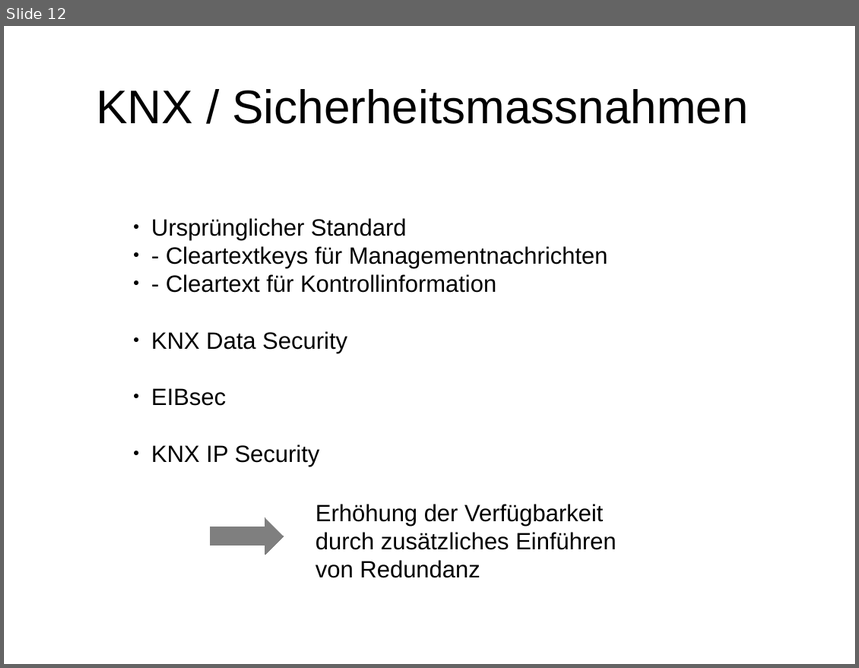
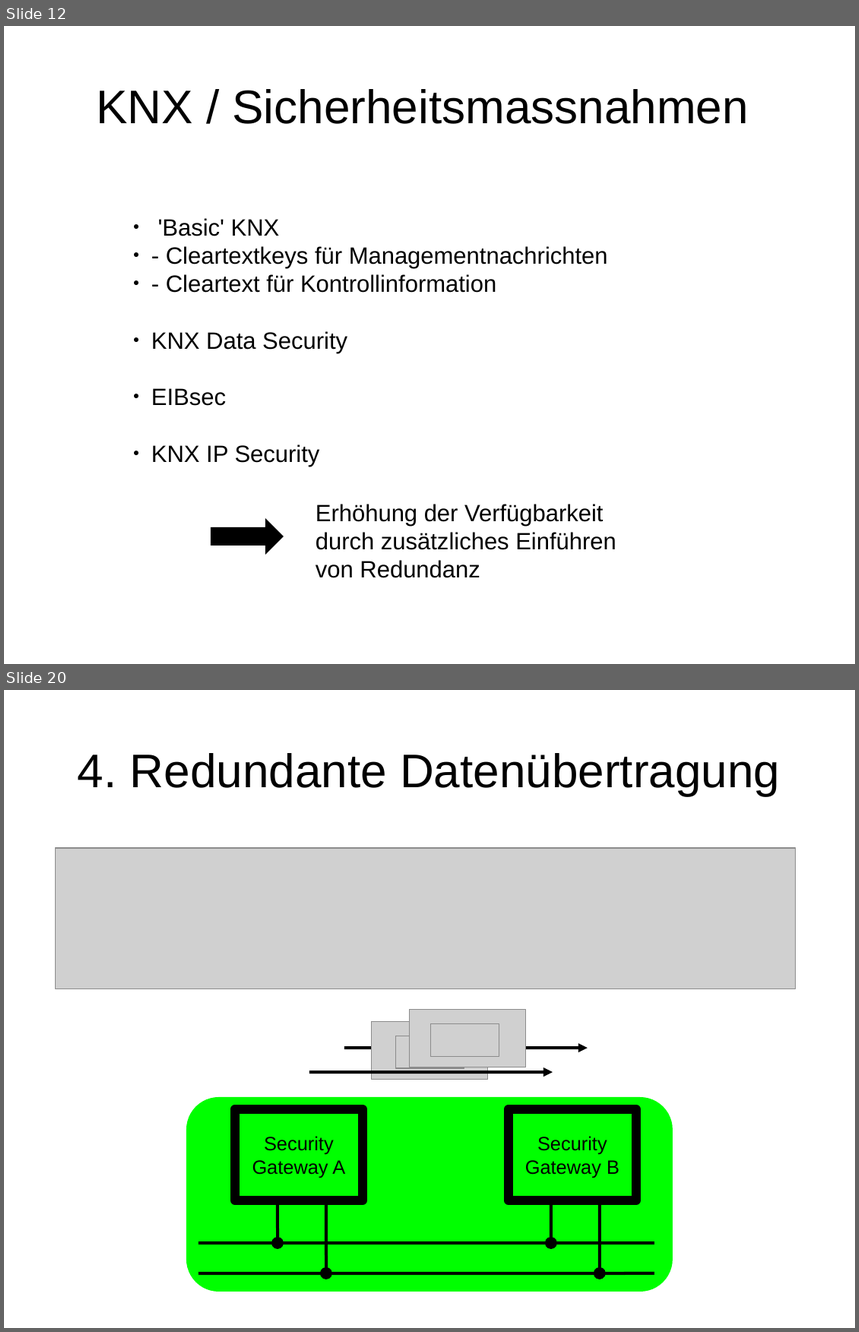
Before and after one commit to hglanzer/knxSec, a slide deck: Praesentation/KNX praesentation.odp. Shown one above the other, each under a label of ours: slide 12 before the commit, slides 12 and 20 after it; the slides between them are not shown. The pictures are 859x668 and 859x1332 pixels, drawn with LibreOffice and Linux fonts; fonts in the diff are those of the drawing; grey boxes stand for pictures; background and template pictures are left out. Boxes give left, top, right and bottom in pixels: in the first picture for what was removed or moved away, otherwise in the second. Text is boxed around its words. In the diff, an @@ line names an element or a change of style, - is before the commit and + after.

```diff
--- a/Praesentation/KNX praesentation.odp
+++ b/Praesentation/KNX praesentation.odp
@@ slide 20 added at <box>4,690,855,1328</box>, background picture (left out) @@
@@ title added at <box>78,753,780,796</box>, 44 pt, text #000000 @@
+4. Redundante Datenübertragung
@@ picture added at <box>56,848,796,989</box> @@
@@ picture added at <box>372,1021,487,1080</box> @@
@@ picture added at <box>411,1009,526,1068</box> @@
@@ picture added at <box>430,1024,499,1056</box> @@
@@ arrow added from (344, 1049) to (588, 1049), #000000 2.83 pt @@
@@ picture added at <box>395,1036,465,1068</box> @@
@@ arrow added from (310, 1072) to (553, 1072), #000000 2.83 pt @@
@@ rounded rectangle added at <box>186,1098,673,1293</box>, fill #00FF00 @@
@@ rectangle added at <box>235,1110,363,1201</box>, outline #000000 8.5 pt, 18 pt, text #000000 @@
+Security
+Gateway A
@@ rectangle added at <box>509,1110,636,1201</box>, outline #000000 8.5 pt, 18 pt, text #000000 @@
+Security
+Gateway B
@@ line added from (278, 1201) to (278, 1244), #000000 2.83 pt @@
@@ line added from (326, 1201) to (326, 1274), #000000 2.83 pt @@
@@ line added from (552, 1201) to (552, 1244), #000000 2.83 pt @@
@@ line added from (601, 1201) to (601, 1274), #000000 2.83 pt @@
@@ line added from (655, 1244) to (199, 1244), #000000 2.83 pt @@
@@ ellipse added at <box>272,1238,284,1250</box>, fill #000000 @@
@@ ellipse added at <box>545,1238,558,1250</box>, fill #000000 @@
@@ line added from (655, 1274) to (199, 1274), #000000 2.83 pt @@
@@ ellipse added at <box>320,1268,332,1280</box>, fill #000000 @@
@@ ellipse added at <box>594,1268,607,1280</box>, fill #000000 @@
@@ slide 12 changed as well @@
@@ text at <box>158,218,280,237</box>: text changed @@
-● Ursprünglicher Standard
+● 'Basic' KNX
@@ right arrow at <box>211,518,284,555</box>: fill #000000 at 50% opacity to #000000; outline #808080 0 pt to none @@
```
Also in this commit, not shown: 13 other slides changed, 12 other slides added, 4 slides removed, 33 other files.
